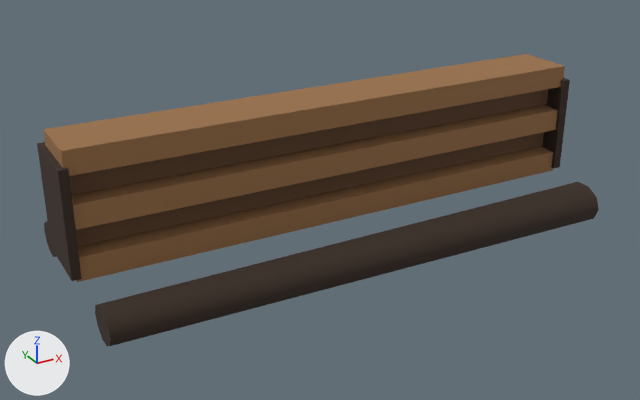
Before and after pictures for a commit that changed the glTF model public/assets/maps/detail-v1/models/lumber_pile.glb.
Before and after are seen from a camera (50 mm lens) standing at (-2.09, -3.72, 2.08) and looking at (-0.07, -0.04, 0.24). The lights are fixed; the arrows at lower left show +X, +Y and +Z. The picture after the commit comes second. Vertices at exactly the same position are counted once.

The scene before the commit, as lines of its bpy script (objects in view):
```python
mat_material_0 = principled_material('Material_0')
mat_material_0.texture = img_map_detail_palette_v1
mat_material_0.roughness = 0.9
me_mesh_0 = bpy.data.meshes.new('Mesh_0')
me_mesh_0.from_pydata(...)  # 100 vertices, 164 faces; spans x -1.4..1.4, y -0.6..0.6, z 0.0..0.8
me_mesh_0.materials.append(mat_material_0)  # picture img_map_detail_palette_v1
ob_lumber_pile = bpy.data.objects.new('lumber_pile', me_mesh_0)
ob_lumber_pile.location = (0.0, 0.0, 0.0)
```
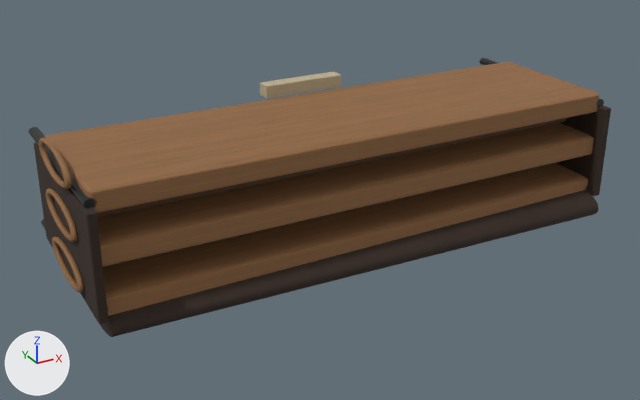
Where the change shows, as pixel boxes (x1, y1, x2, y2) in the pictures (640 x 400 px; the box of a moved part takes in the faces that stretch with it):
'lumber_pile', surface changed, reshaped
    before: (37, 54, 599, 346)
    after: (29, 58, 611, 337)
part 1 of me_mesh_0, added
    after: (29, 127, 97, 208)
part 2 of me_mesh_0, added
    after: (480, 58, 604, 107)
part 3 of me_mesh_0, rebuilt
    before: (69, 89, 549, 195)
    after: (45, 62, 599, 213)
part 4 of me_mesh_0, rebuilt
    before: (76, 146, 553, 282)
    after: (103, 163, 588, 316)
part 5 of me_mesh_0, rebuilt
    before: (541, 78, 570, 168)
    after: (556, 105, 611, 196)
part 6 of me_mesh_0, rebuilt (mostly hidden afterwards)
    before: (76, 132, 544, 247)
    after: (103, 161, 561, 268)
part 7 of me_mesh_0, rebuilt (mostly hidden afterwards)
    before: (71, 105, 558, 230)
    after: (97, 118, 566, 218)
part 8 of me_mesh_0, added (brown)
    after: (52, 237, 84, 293)
part 9 of me_mesh_0, added (brown)
    after: (46, 188, 78, 242)
part 10 of me_mesh_0, added (brown)
    after: (39, 138, 71, 189)
part 11 of me_mesh_0, added (brown)
    after: (97, 123, 594, 267)
part 12 of me_mesh_0, added
    after: (34, 143, 109, 324)
part 13 of me_mesh_0, added (brown)
    after: (260, 72, 341, 99)
part 14 of me_mesh_0, moved or reshaped
    before: (37, 54, 599, 346)
    after: (100, 190, 599, 337)

The change, as a diff of the scene's bpy script:
```diff
--- a/public/assets/maps/detail-v1/models/lumber_pile.glb.py
+++ b/public/assets/maps/detail-v1/models/lumber_pile.glb.py
@@ img_map_detail_orm @@
+img_map_detail_orm = load_image('map-detail-orm', '_unpacked/map-detail-orm', 512, 256, 'Non-Color')
@@ img_map_detail_normal @@
+img_map_detail_normal = load_image('map-detail-normal', '_unpacked/map-detail-normal', 512, 256, 'Non-Color')
@@ img_map_detail_base_color @@
+img_map_detail_base_color = load_image('map-detail-base-color', '_unpacked/map-detail-base-color', 512, 256, 'sRGB')
@@ mat_material_0 @@
 mat_material_0 = bpy.data.materials.new('Material_0')
-# nodes: BsdfPrincipled, OutputMaterial, TexImage
-# uses the picture img_map_detail_palette_v1
+# nodes: BsdfPrincipled, Mix, NormalMap, OutputMaterial, SeparateColor, TexImage x3, VertexColor
+# uses the picture img_map_detail_base_color
+# uses the picture img_map_detail_normal
+# uses the picture img_map_detail_orm
@@ me_mesh_0 @@
 # used by ob_lumber_pile; location = (0.0, 0.0, 0.0)
-me_mesh_0.from_pydata(...)  # 100 vertices, 164 faces; spans x -1.4..1.4, y -0.6..0.6, z 0.0..0.8
+me_mesh_0.from_pydata(...)  # 2476 vertices, 4896 faces; spans x -1.4..1.4, y -0.6..0.6, z 0.0..0.8
+# me_mesh_0 part 1: a new loose piece, a 24-sided cylinder along y spanning x -1.372..-1.318, y -0.491..0.491, z 0.648..0.691, in mat_material_0
+# me_mesh_0 part 2: a new loose piece, a 24-sided cylinder along y spanning x 1.341..1.395, y -0.491..0.491, z 0.648..0.691, in mat_material_0
+# me_mesh_0 part 3: the loose piece of 8 vertices spanning x -1.37..1.37, y -0.11..0.2, z 0.56..0.68 is rebuilt with 152 vertices and now spans x -1.35..1.37, y -0.49..0.27, z 0.61..0.73
+# me_mesh_0 part 4: the loose piece of 8 vertices spanning x -1.37..1.37, y -0.2..0.11, z 0.19..0.3 is rebuilt with 152 vertices and now spans x -1.35..1.37, y -0.49..0.27, z 0.13..0.24
+# me_mesh_0 part 5: the loose piece of 8 vertices spanning x 1.36..1.4, y -0.22..0.16, z 0.21..0.72 is rebuilt with 152 vertices and now spans x 1.36..1.4, y -0.55..0.38, z 0.15..0.65
+# me_mesh_0 part 6: the loose piece of 8 vertices spanning x -1.37..1.37, y -0.11..0.2, z 0.31..0.43 is rebuilt with 152 vertices and now spans x -1.35..1.37, y -0.27..0.49, z 0.25..0.36
+# me_mesh_0 part 7: the loose piece of 8 vertices spanning x -1.37..1.37, y -0.2..0.11, z 0.44..0.55 is rebuilt with 152 vertices and now spans x -1.35..1.37, y -0.27..0.49, z 0.49..0.61
+# me_mesh_0 part 8: a new loose piece of 320 vertices spanning x -1.4..-1.38, y -0.36..0.14, z 0.16..0.32, in mat_material_0
+# me_mesh_0 part 9: a new loose piece of 320 vertices spanning x -1.4..-1.38, y -0.36..0.14, z 0.4..0.56, in mat_material_0
+# me_mesh_0 part 10: a new loose piece of 320 vertices spanning x -1.4..-1.38, y -0.36..0.14, z 0.64..0.8, in mat_material_0
+# me_mesh_0 part 11: a new loose piece of 152 vertices spanning x -1.35..1.37, y -0.49..0.27, z 0.37..0.48, in mat_material_0
+# me_mesh_0 part 12: a new loose piece of 152 vertices spanning x -1.38..-1.33, y -0.55..0.38, z 0.15..0.65, in mat_material_0
+# me_mesh_0 part 13: a new loose piece of 152 vertices spanning x -0.21..0.24, y 0.27..0.35, z 0.72..0.79, in mat_material_0
+# me_mesh_0 part 14: 58 vertices removed from x -1.4..1.37, y -0.58..0.58, z 0.0..0.8; 98 vertices added at x -1.32..1.35, y -0.59..0.59, z 0.0..0.21
+# other edits to the shape of me_mesh_0 do not show in these pictures
 me_mesh_0.materials.append(mat_material_0)
```
